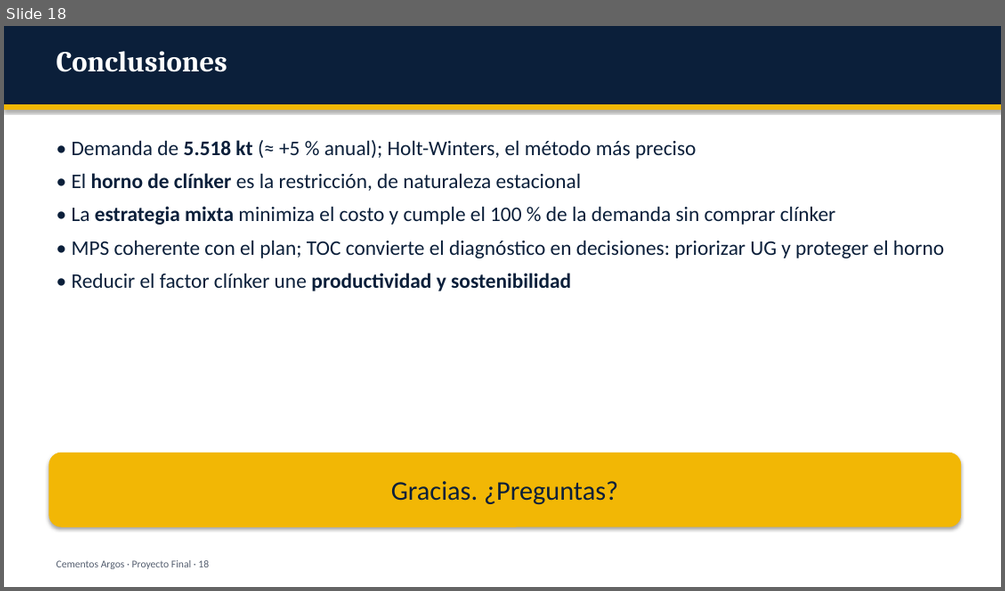
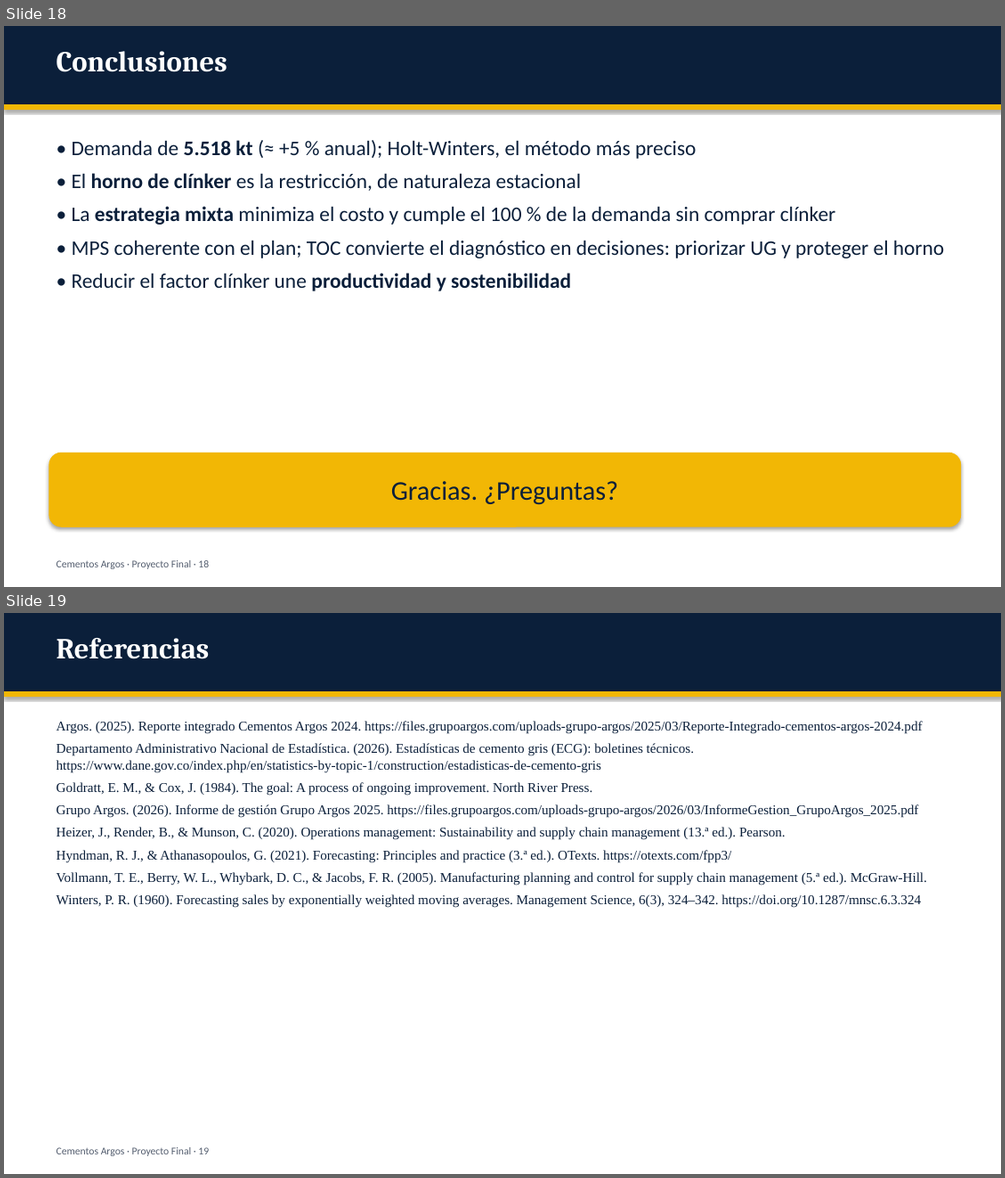
Before and after one commit to mauxysalcedo/mauxysalcedo.github.io, a slide deck: proyecto_final/Presentacion_Proyecto_Final_Argos.pptx. Shown one above the other, each under a label of ours: slide 18 before the commit, slides 18 and 19 after it. The pictures are 1005x591 and 1005x1178 pixels, drawn with LibreOffice and Linux fonts; fonts in the diff are those of the drawing. Boxes give left, top, right and bottom in pixels: in the first picture for what was removed or moved away, otherwise in the second. Text is boxed around its words. In the diff, an @@ line names an element or a change of style, - is before the commit and + after.

```diff
--- a/proyecto_final/Presentacion_Proyecto_Final_Argos.pptx
+++ b/proyecto_final/Presentacion_Proyecto_Final_Argos.pptx
@@ slide 19 added at (x1=4, y1=613, x2=1001, y2=1174), background #FFFFFF @@
@@ rectangle added at (x1=4, y1=613, x2=1001, y2=691), fill #0B1F3A @@
@@ text added at (x1=57, y1=638, x2=210, y2=659), 28 pt, text #FFFFFF, bold @@
+Referencias
@@ rectangle added at (x1=4, y1=691, x2=1001, y2=697), fill #F2B705 @@
@@ text added at (x1=57, y1=721, x2=927, y2=908), 13 pt, text #0B1F3A @@
+Argos. (2025). Reporte integrado Cementos Argos 2024. https://files.grupoargos.com/uploads-grupo-argos/2025/03/Reporte-Integrado-cementos-argos-2024.pdf
+Departamento Administrativo Nacional de Estadística. (2026). Estadísticas de cemento gris (ECG): boletines técnicos. https://www.dane.gov.co/index.php/en/statistics-by-topic-1/construction/estadisticas-de-cemento-gris
+Goldratt, E. M., & Cox, J. (1984). The goal: A process of ongoing improvement. North River Press.
+Grupo Argos. (2026). Informe de gestión Grupo Argos 2025. https://files.grupoargos.com/uploads-grupo-argos/2026/03/InformeGestion_GrupoArgos_2025.pdf
+Heizer, J., Render, B., & Munson, C. (2020). Operations management: Sustainability and supply chain management (13.ª ed.). Pearson.
+Hyndman, R. J., & Athanasopoulos, G. (2021). Forecasting: Principles and practice (3.ª ed.). OTexts. https://otexts.com/fpp3/
+Vollmann, T. E., Berry, W. L., Whybark, D. C., & Jacobs, F. R. (2005). Manufacturing planning and control for supply chain management (5.ª ed.). McGraw-Hill.
+Winters, P. R. (1960). Forecasting sales by exponentially weighted moving averages. Management Science, 6(3), 324–342. https://doi.org/10.1287/mnsc.6.3.324
@@ text added at (x1=57, y1=1147, x2=209, y2=1156), 10 pt, text #555F70 @@
+Cementos Argos · Proyecto Final · 19
```
Also in this commit, not shown: 6 slides changed, 5 other files.
